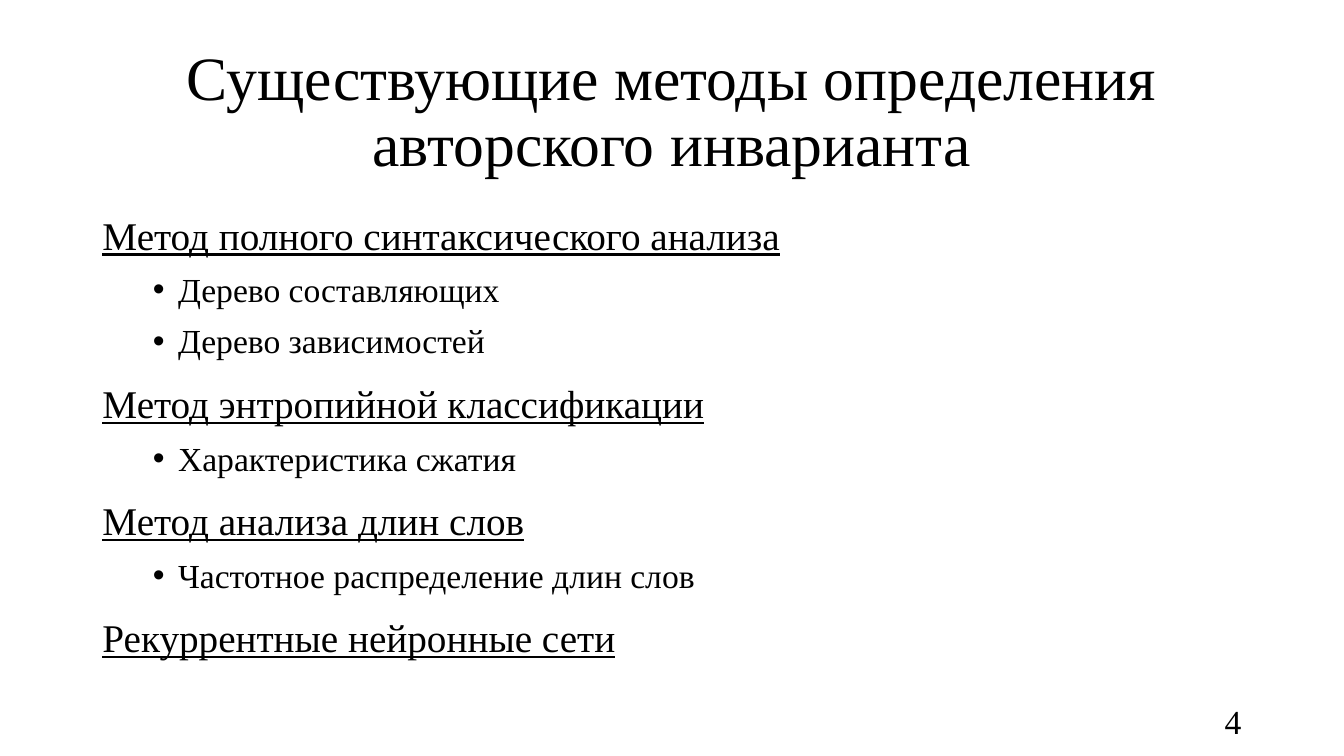
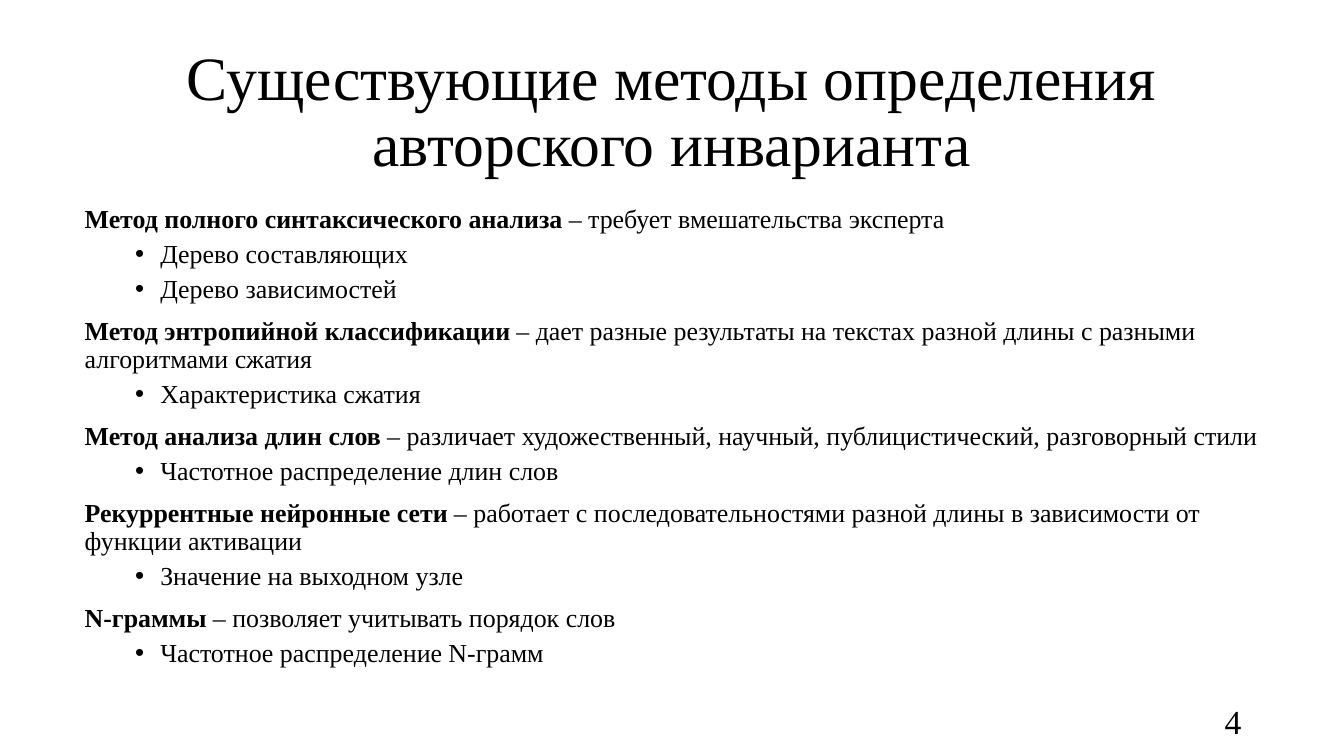
Before and after one commit to oljakon/bachelor-degree, a slide deck: slide 4 of РПЗ/презентация_Кондрашова.pptx. Drawn at 1344x756 pixels with LibreOffice and Linux fonts; fonts in the diff are those of the drawing. Boxes give left, top, right and bottom in pixels: in the first picture for what was removed or moved away, otherwise in the second. Text is boxed around its words. In the diff, an @@ line names an element or a change of style, - is before the commit and + after.

Commit message:
save rpz and presentation

```diff
--- a/РПЗ/презентация_Кондрашова.pptx
+++ b/РПЗ/презентация_Кондрашова.pptx
@@ text "Метод полного синтаксического анализа – ...": place and size @@
-text "Метод полного синтаксического анализа – ..." at (102, 224, 779, 660)
+text "Метод полного синтаксического анализа – ..." at (85, 209, 1257, 668)
@@ text at (85, 209, 944, 234): text changed; size 28 to 18.5 pt; bold on @@
-Метод полного синтаксического анализа
+Метод полного синтаксического анализа – требует вмешательства эксперта
@@ text at (160, 246, 559, 486): size 24 to 18.5 pt in "Дерево составляющих", "Дерево зависимостей", "Характеристика сжатия", "Частотное распределение длин слов"; line spacing 1.1 to 0.9 @@
@@ text at (85, 322, 1195, 374): text changed; size 28 to 18.5 pt @@
-Метод энтропийной классификации
+Метод энтропийной классификации – дает разные результаты на текстах разной длины с разными алгоритмами сжатия
@@ text at (85, 426, 1257, 451): text changed; size 28 to 18.5 pt @@
-Метод анализа длин слов
+Метод анализа длин слов – различает художественный, научный, публицистический, разговорный стили
@@ text at (85, 503, 1200, 668): text changed; size 28 to 18.5 pt @@
-Рекуррентные нейронные сети
+Рекуррентные нейронные сети – работает с последовательностями разной длины в зависимости от функции активации
+  • Значение на выходном узле
+N-граммы – позволяет учитывать порядок слов
+  • Частотное распределение N-грамм
```
Also in this commit, not shown: 13 other slides changed, 2 slides added, 3 slides removed, 2 other files.
